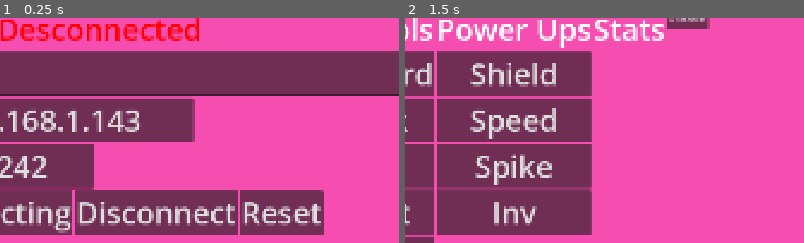
Above: before the commit, frames 1-2 (left to right).
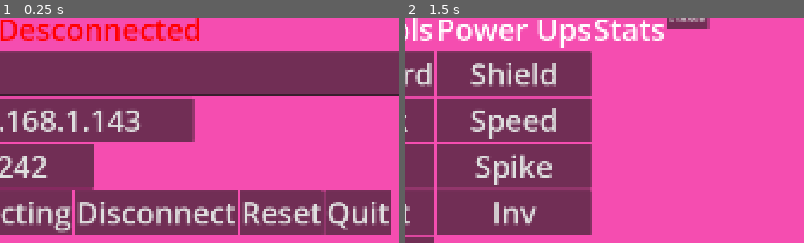
Above: after the commit, the same moments.

Repository: StoriTella/drunkenflyersclient
Game: Godot game, scene res://scenes/client.tscn
Same seed, same stepped clock (60 frames per second), same inputs: the game is played once before the commit and once after it. Sound files missing from this copy of the repository are replaced by a short silence.
Inputs:
- Up to frame 1 (0.25 s): no input
- Up to frame 2 (1.5 s): tap Enter at 0.5 s; click "Connecting" at 1.25 s
The pictures show only the part of the screen within x 17-67%, y 11-61%; the shares and areas given below are measured in that part.

The runs differ from the first frame. In frame 1, 3.4% of the frame differs, in the area x 81-98%, y 76-97%; in frame 2, nothing differs.

Commit message:
add exit button

Diff:
--- a/scenes/client.tscn
+++ b/scenes/client.tscn
@@ -1,10 +1,11 @@
 [gd_scene format=3 uid="uid://cfyu3kpjs52lo"]
 
 [ext_resource type="Script" uid="uid://d25apyad23oi6" path="res://scripts/client/client.gd" id="1_5f806"]
+[ext_resource type="Theme" uid="uid://bbsb0mwr08726" path="res://assets/themes/ButtonThemes.tres" id="2_1t5vp"]
 
 [sub_resource type="Theme" id="Theme_5f806"]
 
-[sub_resource type="StyleBoxFlat" id="StyleBoxFlat_1t5vp"]
+[sub_resource type="StyleBoxFlat" id="StyleBoxFlat_5f806"]
 content_margin_left = 100.0
 content_margin_top = 100.0
 content_margin_right = 100.0
@@ -124,3 +125,10 @@
 layout_mode = 2
 theme = SubResource("Theme_i2t61")
 text = "Reset"
+
+[node name="ExitButton" type="Button" parent="PanelContainer/VBoxContainer/HBoxContainer" unique_id=484890156]
+layout_mode = 2
+theme = ExtResource("2_1t5vp")
+text = "Quit"
+
+[connection signal="pressed" from="PanelContainer/VBoxContainer/HBoxContainer/ExitButton" to="." method="_on_exit_button_pressed"]
--- a/scripts/client/client.gd
+++ b/scripts/client/client.gd
@@ -9,6 +9,7 @@
 @onready var disconnect_button = $PanelContainer/VBoxContainer/HBoxContainer/DisconnectButton
 @onready var status_label = $PanelContainer/VBoxContainer/StatusLabel
 @onready var name_label = $PanelContainer/VBoxContainer/Name
+@onready var exit_button = $PanelContainer/VBoxContainer/HBoxContainer/ExitButton
 
 func _ready():
 	load_saved_config()
@@ -153,3 +154,7 @@
 	else:
 		ip_line_edit.text = server_ip
 		port_line_edit.text = server_port
+
+
+func _on_exit_button_pressed() -> void:
+	get_tree().quit()
Not shown: 1 places in scenes/client.tscn that only renumber resources
